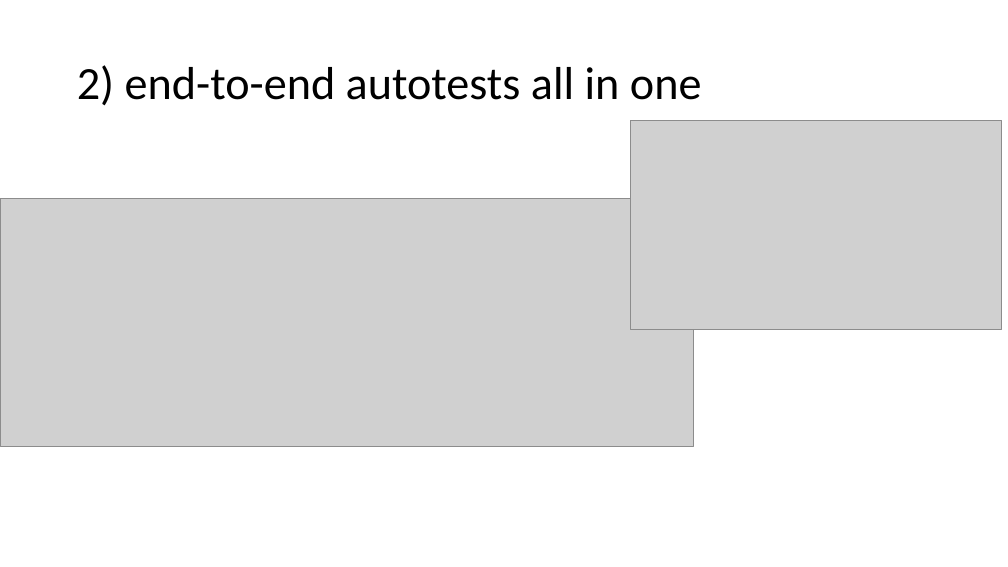
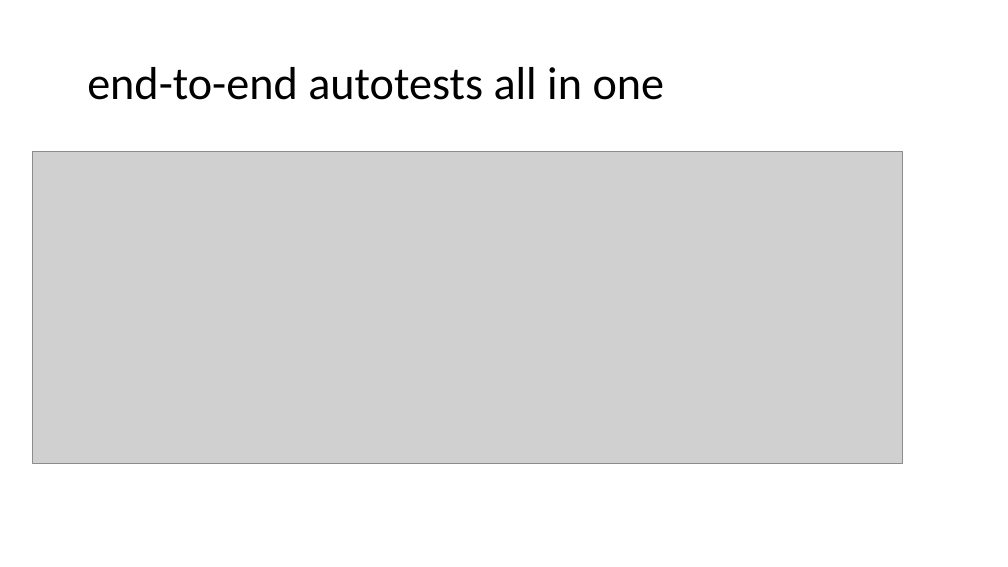
Before and after one commit to seblast312/cypress_youtube, a slide deck: slide 8 of Cypress.pptx (slide 7 before the commit). Drawn at 1008x567 pixels with LibreOffice and Linux fonts; fonts in the diff are those of the drawing; grey boxes stand for pictures. Boxes give left, top, right and bottom in pixels: in the first picture for what was removed or moved away, otherwise in the second. Text is boxed around its words. In the diff, an @@ line names an element or a change of style, - is before the commit and + after.

```diff
--- a/Cypress.pptx
+++ b/Cypress.pptx
@@ title at [87, 67, 665, 100]: text changed @@
-2) end-to-end autotests all in one
+end-to-end autotests all in one
@@ picture removed at [631, 120, 1002, 329] @@
@@ picture: place and size @@
-picture at [0, 198, 693, 447]
+picture at [33, 152, 902, 464]
```
Also in this commit, not shown: 6 other slides changed, 5 slides added, 1 slide removed, 16 other files.
